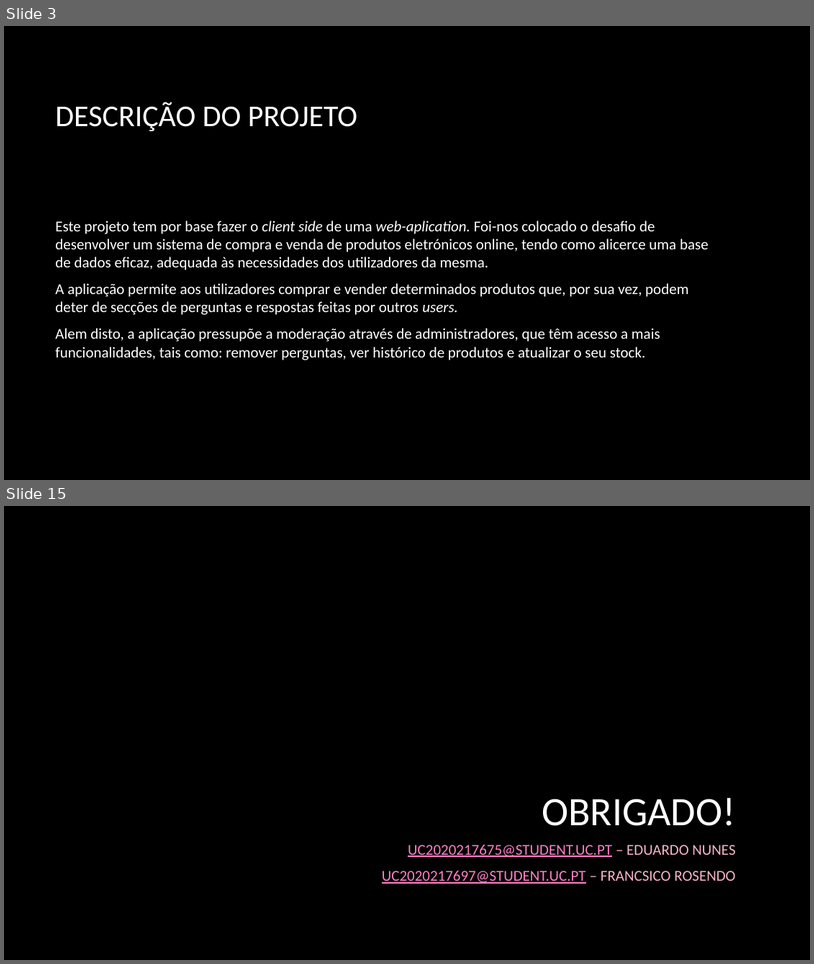
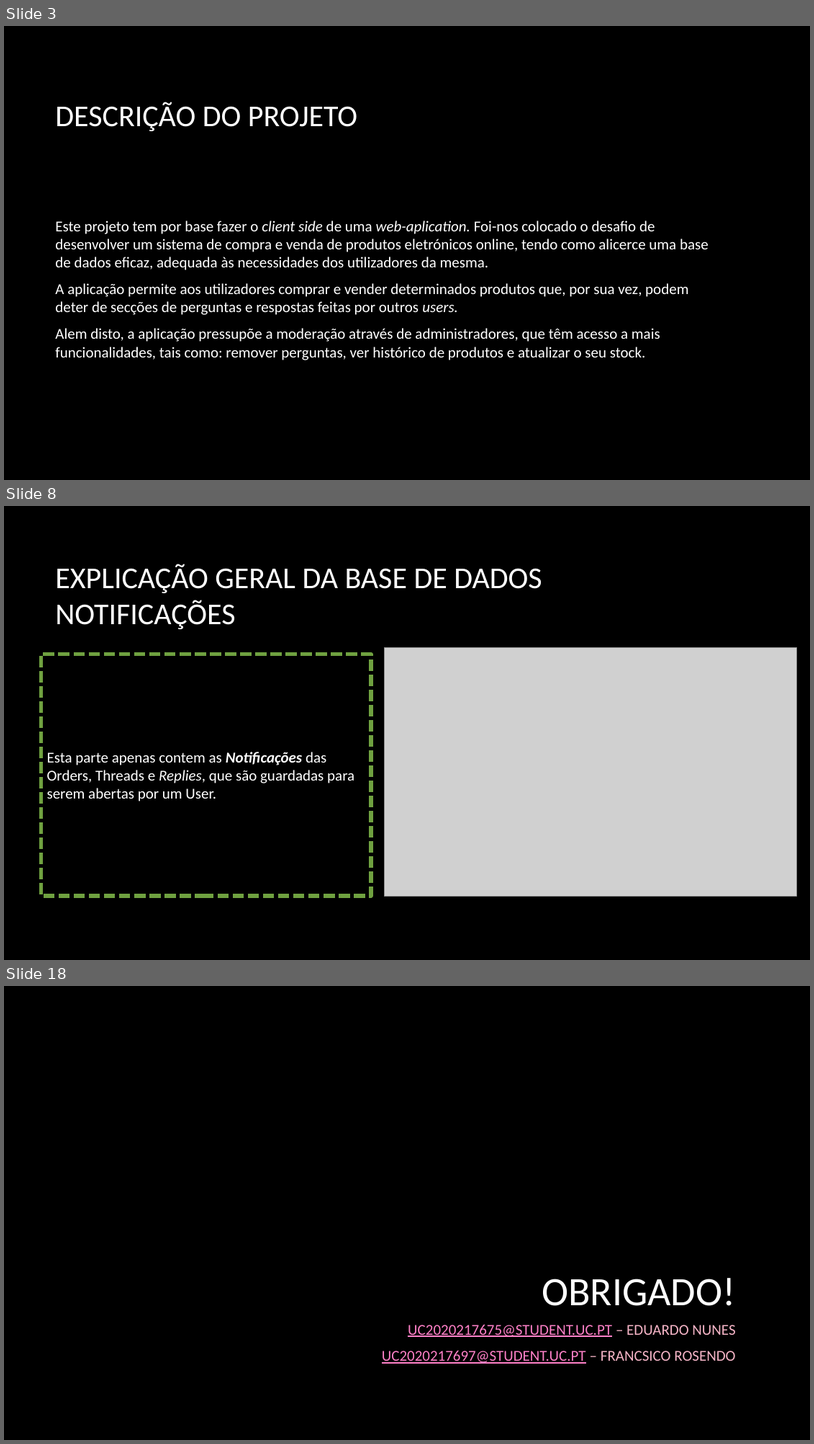
Before and after one commit to PolpEdu/Trabalho-Pr-ticpo, a slide deck: Trabalho prático.pptx. Shown one above the other, each under a label of ours: slides 3 and 15 before the commit, slides 3, 8 and 18 after it; the slides between them are not shown. The pictures are 814x964 and 814x1444 pixels, drawn with LibreOffice and Linux fonts; fonts in the diff are those of the drawing; grey boxes stand for pictures; background and template pictures are left out. Boxes give left, top, right and bottom in pixels: in the first picture for what was removed or moved away, otherwise in the second. Text is boxed around its words. In the diff, an @@ line names an element or a change of style, - is before the commit and + after.

```diff
--- a/Trabalho prático.pptx
+++ b/Trabalho prático.pptx
@@ slide 8 added at (4,506,810,960), background picture (left out) @@
@@ title added at (55,564,542,629), 36 pt, text #FFFFFF @@
+EXPLICAÇÃO GERAL DA BASE DE DADOS
+NOTIFICAÇÕES
@@ rectangle added at (41,654,371,896), outline #6FA140 4.5 pt dashed, 18 pt, text #FFFFFF @@
+Esta parte apenas contem as Notificações das Orders, Threads e Replies, que são guardadas para serem abertas por um User.
@@ picture added at (384,648,797,896) @@
@@ what was slide 15 is now slide 18 @@
```
Also in this commit, not shown: 11 slides changed, 2 other slides added, 4 other files.
